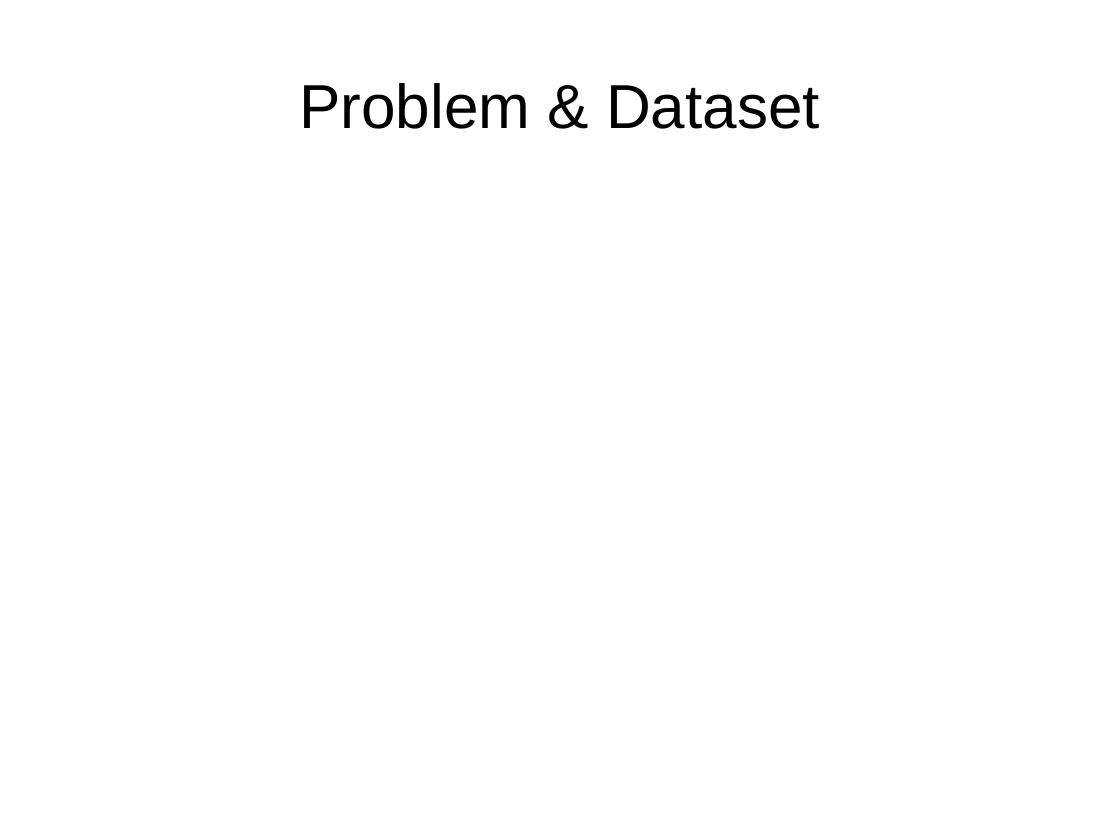
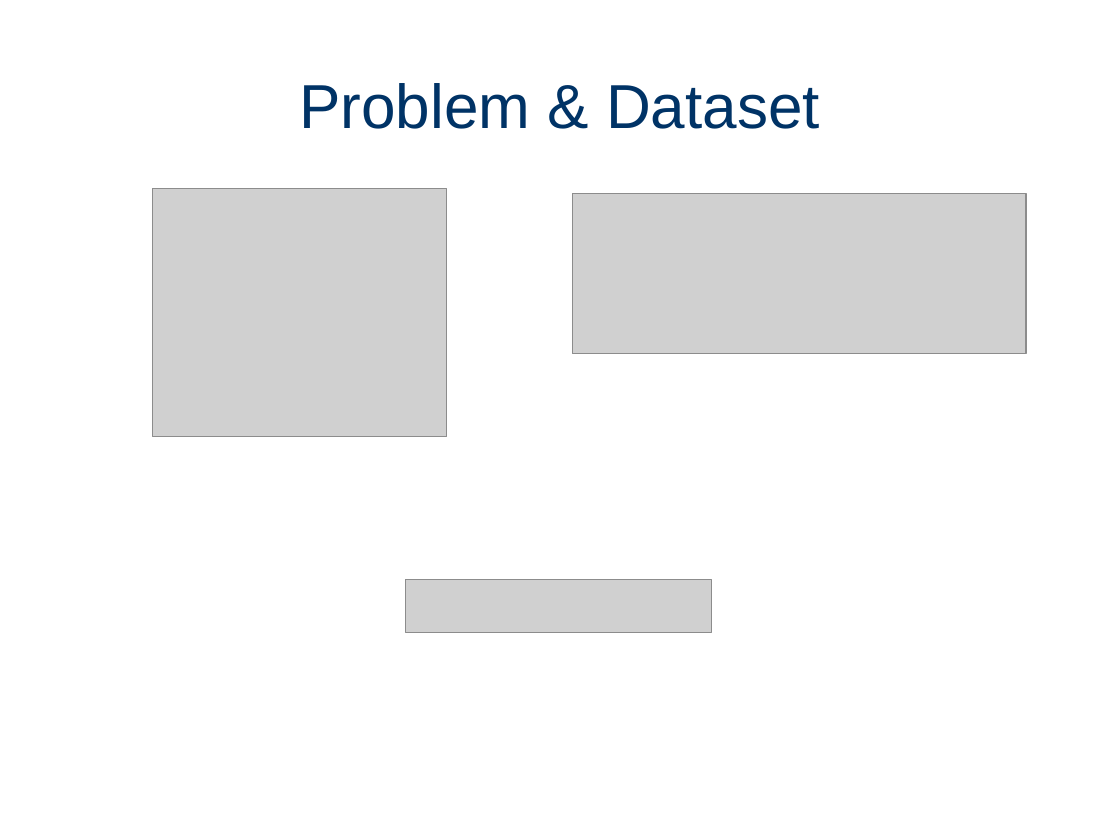
Before and after one commit to gSilas/special-palm-tree, a slide deck: slide 2 of presentation.odp (slide 4 before the commit). Drawn at 1120x840 pixels with LibreOffice and Linux fonts; fonts in the diff are those of the drawing; grey boxes stand for pictures. Boxes give left, top, right and bottom in pixels: in the first picture for what was removed or moved away, otherwise in the second. Text is boxed around its words. In the diff, an @@ line names an element or a change of style, - is before the commit and + after.

Commit message:
presentation

```diff
--- a/presentation.odp
+++ b/presentation.odp
@@ title "Problem & Dataset" at (299,83,820,129): text colour #000000 to #003366 @@
@@ picture added at (152,188,447,437) @@
@@ picture added at (572,193,1026,354) @@
@@ picture added at (406,579,711,632) @@
```
Also in this commit, not shown: 2 other slides changed, 6 slides added, 5 slides removed, 5 other files.
